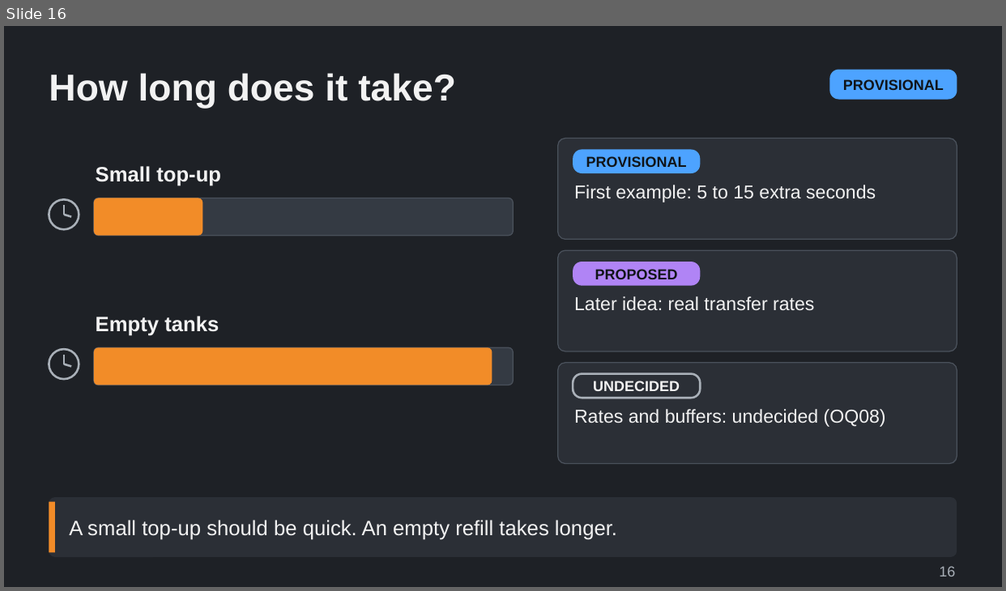
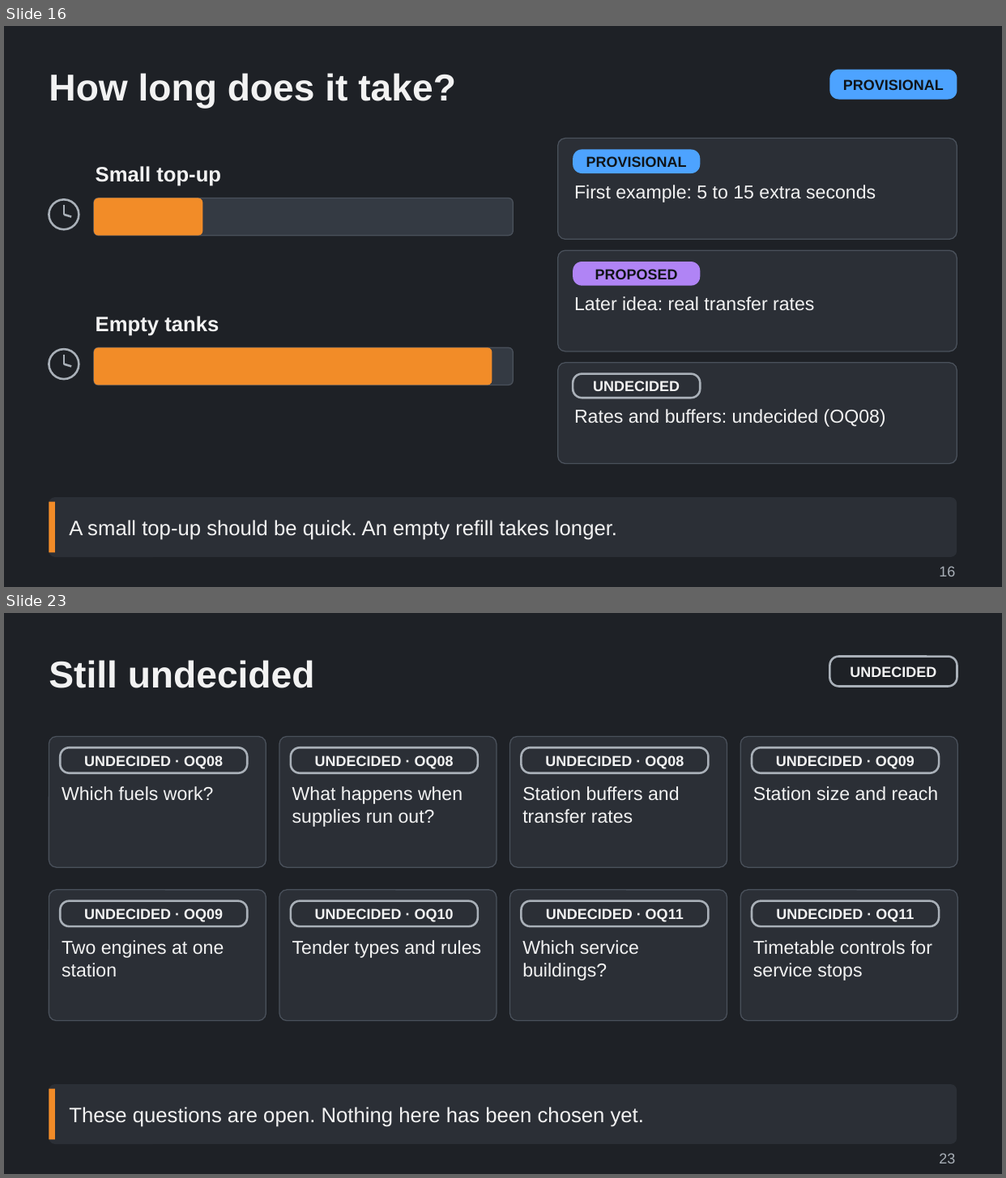
Before and after one commit to Tarenkookoo/Satisfactory---Early-Locomotion, a slide deck: Reporting/Claude Presents/Deck3_Servicing/Coal_Water_and_Servicing_Explained.pptx. Shown one above the other, each under a label of ours: slide 16 before the commit, slides 16 and 23 after it; the slides between them are not shown. The pictures are 1006x591 and 1006x1178 pixels, drawn with LibreOffice and Linux fonts; fonts in the diff are those of the drawing. Boxes give left, top, right and bottom in pixels: in the first picture for what was removed or moved away, otherwise in the second. Text is boxed around its words. In the diff, an @@ line names an element or a change of style, - is before the commit and + after.

```diff
--- a/Reporting/Claude Presents/Deck3_Servicing/Coal_Water_and_Servicing_Explained.pptx
+++ b/Reporting/Claude Presents/Deck3_Servicing/Coal_Water_and_Servicing_Explained.pptx
@@ slide 23 added at box(4, 613, 1002, 1174), background #1E2126 @@
@@ title added at box(49, 660, 315, 688), 36 pt, text #F2F2F2, bold @@
+Still undecided
@@ rounded rectangle added at box(829, 657, 957, 687), outline #A9B0B8 2 pt, 14 pt, text #F2F2F2, bold @@
+UNDECIDED
@@ group added at box(49, 736, 957, 1021): 16 rounded rectangles, 8 texts @@
+UNDECIDED · OQ08
+Which fuels work?
+UNDECIDED · OQ08
+What happens when supplies run out?
+UNDECIDED · OQ08
+Station buffers and transfer rates
+UNDECIDED · OQ09
+Station size and reach
+UNDECIDED · OQ09
+Two engines at one station
+UNDECIDED · OQ10
+Tender types and rules
+UNDECIDED · OQ11
+Which service buildings?
+UNDECIDED · OQ11
+Timetable controls for service stops
@@ rounded rectangle added at box(49, 1084, 957, 1144), fill #2B2F36 @@
@@ rectangle added at box(49, 1089, 55, 1140), fill #F28C28 @@
@@ text added at box(69, 1107, 644, 1127), 20 pt, text #F2F2F2 @@
+These questions are open. Nothing here has been chosen yet.
@@ text added at box(939, 1153, 955, 1164), 14 pt, text #A9B0B8 @@
+23
```
Also in this commit, not shown: 7 other slides added, 4 other files.
